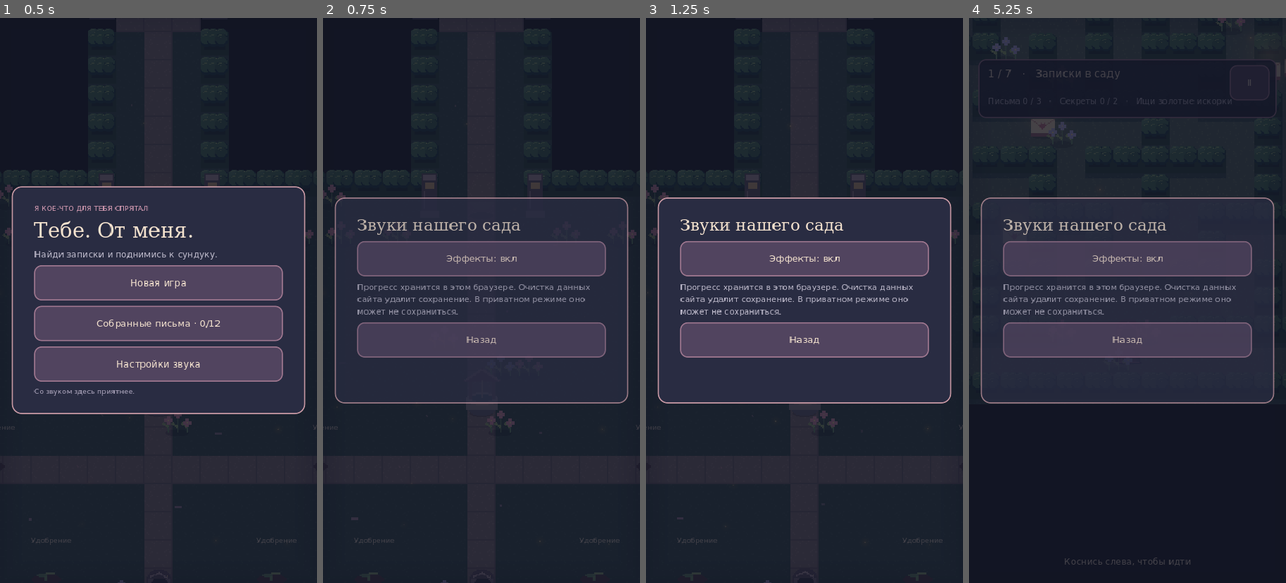
Above: before the commit, frames 1-4 (left to right).
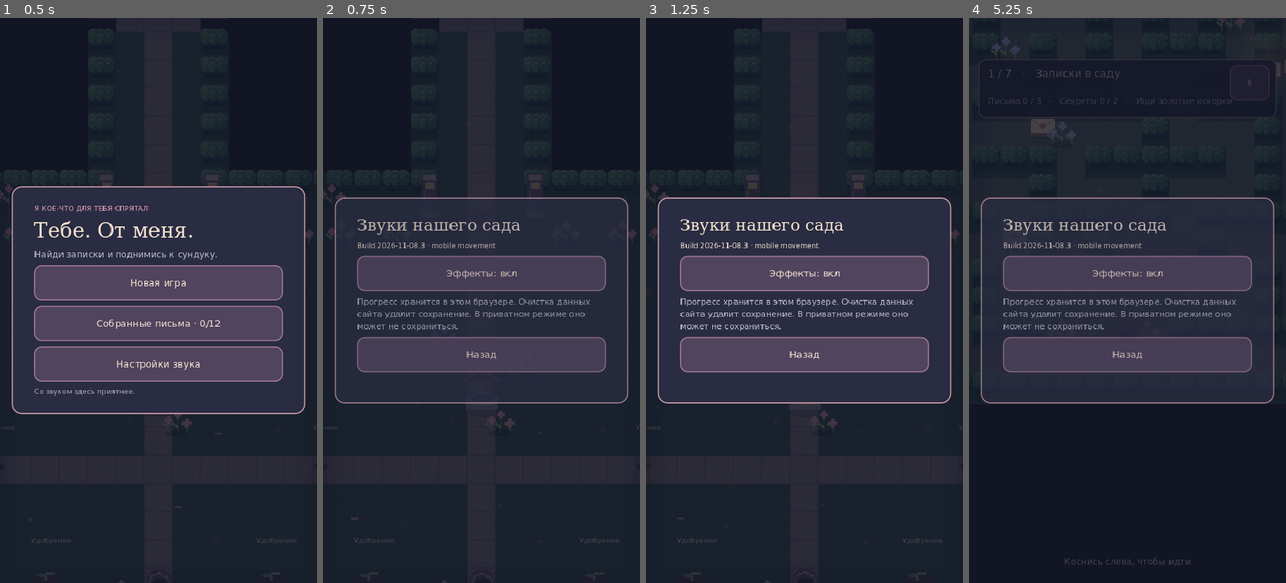
Above: after the commit, the same moments.

Repository: NQUAREx/dina-lovely
Game: Godot game, scene res://main.tscn
The game is run twice, just before and just after one commit, with the same random seed, the same clock (stepped at 60 frames per second) and the same inputs.
Inputs:
- Up to frame 1 (0.5 s): no input
- Up to frame 2 (0.75 s): click "Настройки звука" at 0.5 s
- Up to frame 3 (1.25 s): no input
- Up to frame 4 (5.25 s): click "Назад" at 1.25 s; click "Новая игра" at 2 s; click "Ⅱ" at 2.75 s; click "Пойдём" at 3.5 s; click "Ⅱ" at 4.25 s; click "Настройки звука" at 5 s

Frame 1 is identical in both runs. In frame 2, 9.8% of the frame differs, in the area x 10-90%, y 39-63%; in frame 3, 9.7%; in frame 4, 9.8%.

Commit message:
Isolate mobile movement in physics tick and validate every room spawn

Diff:
--- a/scripts/game.gd
+++ b/scripts/game.gd
@@ -60,6 +60,7 @@
 var paused := true
 var touch_mode := false
 var touch_buttons: Dictionary = {}
+var stuck_seconds := 0.0
 var joy_id := -1
 var joy_origin := Vector2.ZERO
 var joy_vector := Vector2.ZERO
@@ -89,8 +90,6 @@
 var fps_average := 60.0
 var low_fx := false
 var save_error := false
-var browser_paused := false
-var browser_poll := 0.0
 
 func _ready() -> void:
 	texture_filter = CanvasItem.TEXTURE_FILTER_NEAREST
@@ -372,6 +371,7 @@
 func show_settings() -> void:
 	var box := modal_box(550, 350)
 	box.add_child(label("Звуки нашего сада", 28, CREAM, true))
+	box.add_child(label("Build 2026-11-08.3 · mobile movement",12))
 	box.add_child(button("Эффекты: " + ("вкл" if sound_on else "выкл"), func(): sound_on = not sound_on; persist(); show_settings()))
 	box.add_child(label("Прогресс хранится в этом браузере. Очистка данных сайта удалит сохранение. В приватном режиме оно может не сохраниться.", 14, Color("c1bdce")))
 	box.add_child(button("Назад", show_menu))
@@ -621,6 +621,11 @@
 func move_player(delta: float, input: Vector2) -> void:
 	moving = input.length()>0.1
 	if not moving: return
+	var motion := input.limit_length()*SPEED*delta
+	var next := player+Vector2(motion.x,0)
+	if not blocked(next): player = next
+	next = player+Vector2(0,motion.y)
+	if not blocked(next): player = next
 	step_clock -= delta
 	if level==0 and (blocked(player+input.normalized()*18)) and step_clock<=0:
 		sfx("rustle")
@@ -628,13 +633,19 @@
 		var cell := Vector2i(player/TILE)
 		sfx("step_stone" if level in [4,6] or (level==5 and (cell.x==13 or cell.y==15)) else "step_grass")
 		step_clock = .31
-	var motion := input.limit_length()*SPEED*delta
-	var next := player+Vector2(motion.x,0)
-	if not blocked(next): player = next
-	next = player+Vector2(0,motion.y)
-	if not blocked(next): player = next
 	if abs(input.x)>abs(input.y): direction = 1 if input.x<0 else 3
 	else: direction = 0 if input.y<0 else 2
+
+func _physics_process(delta: float) -> void:
+	# Simulation must not depend on audio, particles or HUD updating successfully.
+	if playing and not paused and not transition and task_time<=0:
+		var before := player
+		move_player(delta,joy_vector if joy_id>=0 else Vector2.ZERO)
+		if joy_vector.length()>.2 and player.distance_to(before)<.01:
+			stuck_seconds += delta
+			if stuck_seconds>.8:
+				hint.text = "v3 · Стена рядом · " + str(Vector2i(player/TILE))
+		else: stuck_seconds = 0.0
 
 func _process(delta: float) -> void:
 	# Browser visibility already suspends rendering; the DOM orientation gate
@@ -652,10 +663,6 @@
 		sfx("birds" if level==0 else "crickets" if level==1 else "ambient")
 		ambience_clock = 10.0 if level in [0,1] else randf_range(7,13)
 	if not paused and not transition and playing and not rotate_overlay.visible:
-		var input := Vector2.ZERO
-		if joy_id>=0: input = joy_vector
-		if task_time<=0: move_player(minf(delta,0.04),input)
-		else: moving = false
 		update_new_rooms(delta)
 		update_tasks(delta)
 		if level==5: update_plants(delta)
--- /dev/null
+++ b/tests/mobile_movement.gd
@@ -0,0 +1,16 @@
+extends SceneTree
+func _initialize():call_deferred('run')
+func run():
+ var g=load('res://main.tscn').instantiate();root.add_child(g);await process_frame;g.new_game();g.clear_modal()
+ assert(not g.blocked(g.player));assert(abs(g.player.x/48.0-15.5)<.01)
+ var e=InputEventScreenTouch.new();e.index=4;e.pressed=true;e.position=Vector2(100,800);g._input(e)
+ var d=InputEventScreenDrag.new();d.index=4;d.position=Vector2(100,748);g._input(d)
+ assert(g.joy_vector.y<-.9);var before=g.player;await physics_frame;await physics_frame;assert(g.player.distance_to(before)>0)
+ e.pressed=false;g._input(e);assert(g.joy_id==-1);print('PASS centered spawn, touch drag, physics movement, release')
+ for room in range(7):
+  g.build_level(room);assert(not g.blocked(g.player),'blocked spawn room '+str(room))
+  var found=false
+  for v in [Vector2.UP,Vector2.DOWN,Vector2.LEFT,Vector2.RIGHT]:
+   if not g.blocked(g.player+v*12):found=true
+  assert(found,'trapped spawn '+str(room))
+ print('PASS all seven room spawns unblocked');quit()
Not shown, changed: docs/index.pck
